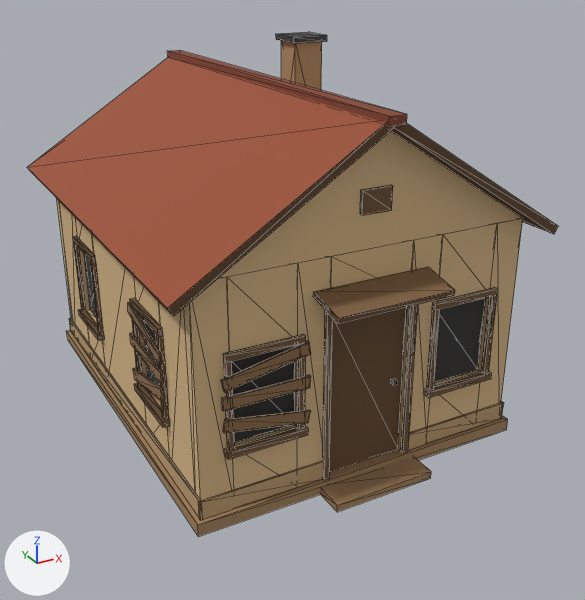
The OBJ model assets/source/style_test/House_Small_01.obj as it was, and as the next commit left it.
Camera for both pictures: a 50 mm camera at (-17.7, -35.4, 22.2) aimed at (-0.3, -3.8, 6.4). Every picture has the same lights, and +X, +Y and +Z are marked at lower left. The first picture is the older version. Mesh edges are drawn as thin lines. Where no turn or scale is listed for an object, it has been applied to the vertices. Vertices at exactly the same position are counted once.

Names of what the first picture shows: 'House_Small_01'.
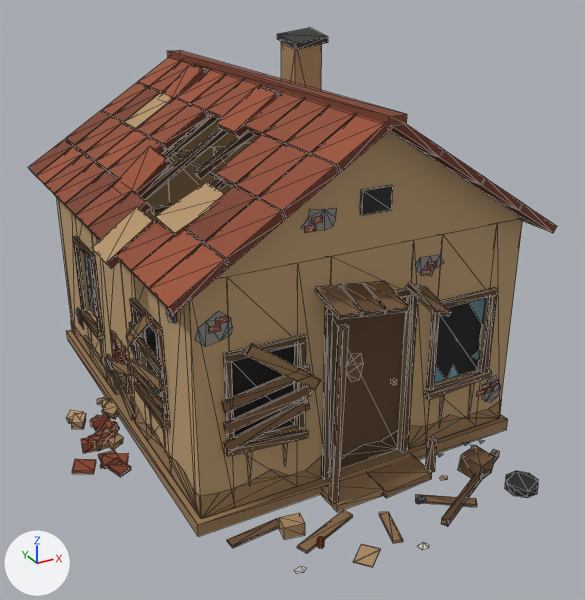
What changed in the scene script:
```text
Change me_house_small_01:
    remove me_house_small_01.from_pydata(...)  # 606 vertices, 1120 faces; spans x -9.2..9.2, y -11.9..11.2, z 0.0..17.8
    add me_house_small_01.from_pydata(...)  # 2289 vertices, 3177 faces; spans x -11.7..9.6, y -15.4..11.2, z -0.2..18.0
    me_house_small_01 part 1: the loose piece of 8 vertices spanning x 2.2..8.1, y -10.1..-10.0, z 0.6..1.5 is scaled about its middle by (0.626, 3.5, 0.333), then moved by (-0.2, -0.1, 2.4)
    me_house_small_01 part 2: the loose piece of 8 vertices spanning x -7.0..-3.0, y -10.3..-10.2, z 3.9..5.1 is scaled about its middle by (0.96, 2.92, 0.478), then moved by (0.0, 0.1, -1.0)
    me_house_small_01 part 3: the loose piece of 8 vertices spanning x -7.0..-3.0, y -10.3..-10.2, z 6.4..7.6 is moved by (0.0, -0.1, -1.9)
    me_house_small_01 part 4: the loose piece of 8 vertices spanning x -8.3..-8.0, y -6.8..-3.1, z 3.3..3.6 is moved by (16.3, 0.0, 0.0)
    me_house_small_01 part 5: the loose piece of 8 vertices spanning x -8.3..-8.0, y 2.7..6.4, z 3.3..3.6 is moved by (0.0, -9.5, 0.0)
    me_house_small_01 part 6: the loose piece of 8 vertices spanning x -8.1..-8.0, y -10.1..10.1, z 0.6..1.5 is scaled about its middle by (1.2, 0.193, 0.556), then moved by (-0.2, -5.0, 3.2)
    me_house_small_01 part 7: the loose piece of 8 vertices spanning x -8.3..-8.2, y -7.0..-3.0, z 5.4..6.2 is turned 4.9 degrees about the x axis through its middle, then moved by (0.0, 0.0, 0.4)
    me_house_small_01 part 8: the loose piece of 8 vertices spanning x -8.1..-2.2, y -10.1..-10.0, z 0.6..1.5 is scaled about its middle by (0.0915, 7.09, 0.628), then moved by (-2.5, 8.7, 3.2)
    me_house_small_01 part 9: the loose piece of 8 vertices spanning x 8.0..8.1, y -10.1..10.1, z 0.6..1.5 is scaled about its middle by (5.4, 0.0292, 0.91), then moved by (-15.7, -0.7, 3.0)
    me_house_small_01 part 10: the loose piece of 8 vertices spanning x -1.9..1.9, y 10.0..10.3, z 3.3..3.6 is scaled about its middle by (0.146, 2.57, 1.94), then moved by (-7.7, -10.1, 0.8)
    me_house_small_01 part 11: the loose piece of 8 vertices spanning x 3.5..5.5, y 3.0..5.0, z 17.5..17.8 is scaled about its middle by (0.27, 0.156, 2.33), then moved by (-12.2, -2.7, -16.2)
    me_house_small_01 part 12: the loose piece of 8 vertices spanning x -8.1..-8.0, y -10.1..10.1, z 0.6..1.5 is copied, and the copy is scaled about its middle by (5.4, 0.0286, 0.764), then moved by (0.3, 1.2, 1.6); it spans x -8.0..-7.4, y 0.8..1.5, z 2.2..3.0
    me_house_small_01 part 13: the loose piece of 8 vertices spanning x -8.1..-8.0, y -10.1..10.1, z 0.6..1.5 is copied, and the copy is scaled about its middle by (5.4, 0.032, 0.751), then moved by (0.3, 1.1, 2.4); it spans x -8.0..-7.4, y 0.7..1.5, z 3.0..3.9
    me_house_small_01 part 14: the loose piece of 8 vertices spanning x -8.3..-8.2, y -7.0..-3.0, z 3.8..5.2 is rebuilt with 8 vertices and now spans x -8.3..-8.2, y -7.0..-3.0, z 4.4..5.6
    me_house_small_01 part 15: the loose piece of 8 vertices spanning x -8.3..-8.2, y -7.0..-3.0, z 6.3..7.7 is rebuilt with 8 vertices and now spans x -8.3..-8.2, y -5.9..-2.6, z 5.4..8.2
    me_house_small_01 part 16: 7 vertices moved from x -6.8..8.0, y -10.3..6.3, z 0.4..3.6 to x -6.8..8.0, y -10.2..6.3, z 0.4..3.6; 34 vertices removed from x -7.0..8.3, y -11.9..6.4, z 0.0..9.7; 1709 vertices added at x -11.7..9.6, y -15.4..11.0, z -0.2..18.0
    me_house_small_01 part 17: 777 kept faces spanning x -8.3..8.3, y -11.2..11.2, z 0.0..17.5 get new texture (UV) coordinates
    other edits to the shape of me_house_small_01 do not show in these pictures
```

Changed parts and their boxes [x1, y1, x2, y2] in the pictures (585 x 600 px; the box of a moved part takes in the faces that stretch with it):
'House_Small_01', reshaped (8% taller)
    before: [27, 32, 559, 536]
    after: [28, 28, 557, 573]
part 1 of me_house_small_01, moved or reshaped
    before: [408, 402, 504, 450]
    after: [424, 370, 492, 400]
part 2 of me_house_small_01, moved or reshaped
    before: [223, 410, 310, 433]
    after: [225, 428, 309, 456]
part 3 of me_house_small_01, moved or reshaped
    before: [221, 341, 311, 392]
    after: [223, 386, 311, 434]
part 4 of me_house_small_01, moved or reshaped (not visible afterwards)
    before: [134, 383, 170, 427]
part 5 of me_house_small_01, moved or reshaped
    before: [79, 309, 104, 340]
    after: [134, 382, 170, 429]
part 6 of me_house_small_01, moved or reshaped
    before: [69, 318, 203, 520]
    after: [133, 370, 166, 414]
part 7 of me_house_small_01, moved or reshaped
    before: [130, 332, 164, 384]
    after: [129, 322, 163, 378]
part 8 of me_house_small_01, moved or reshaped
    before: [198, 461, 323, 519]
    after: [125, 349, 129, 360]
part 9 of me_house_small_01, moved or reshaped
    before: [500, 401, 504, 419]
    after: [122, 346, 127, 362]
part 10 of me_house_small_01, moved or reshaped (not visible before)
    after: [116, 338, 122, 351]
part 11 of me_house_small_01, moved or reshaped
    before: [276, 32, 327, 43]
    after: [116, 373, 128, 389]
part 12 of me_house_small_01, added
    after: [113, 353, 127, 364]
part 13 of me_house_small_01, added
    after: [111, 339, 122, 358]
part 14 of me_house_small_01, rebuilt
    before: [133, 368, 165, 402]
    after: [131, 358, 163, 392]
part 15 of me_house_small_01, rebuilt (29% narrower, 46% shorter)
    before: [128, 302, 162, 366]
    after: [126, 312, 150, 346]
part 16 of me_house_small_01, reshaped
    before: [222, 267, 492, 505]
    after: [28, 28, 557, 573]
part 17 of me_house_small_01, surface changed
    both: [57, 42, 523, 524]
